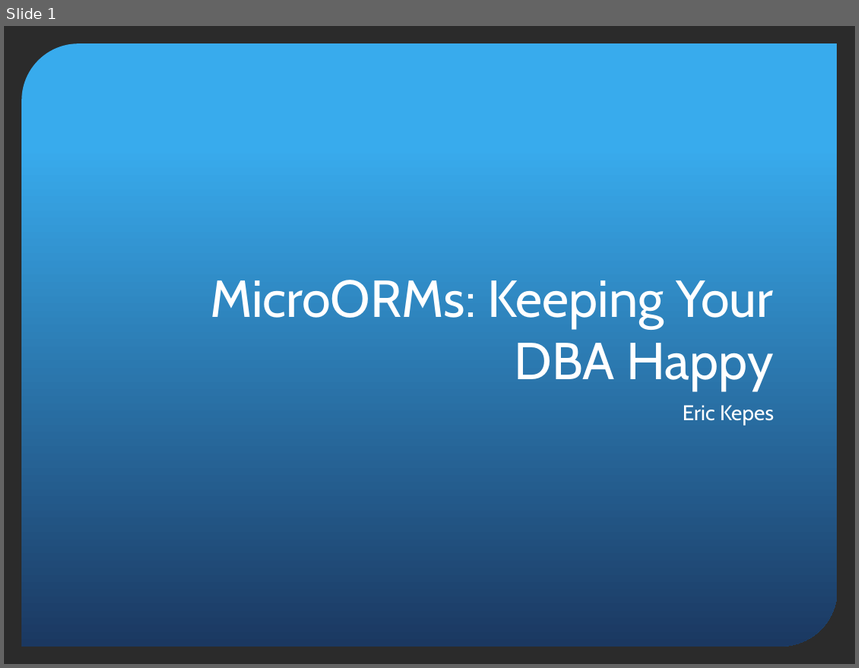
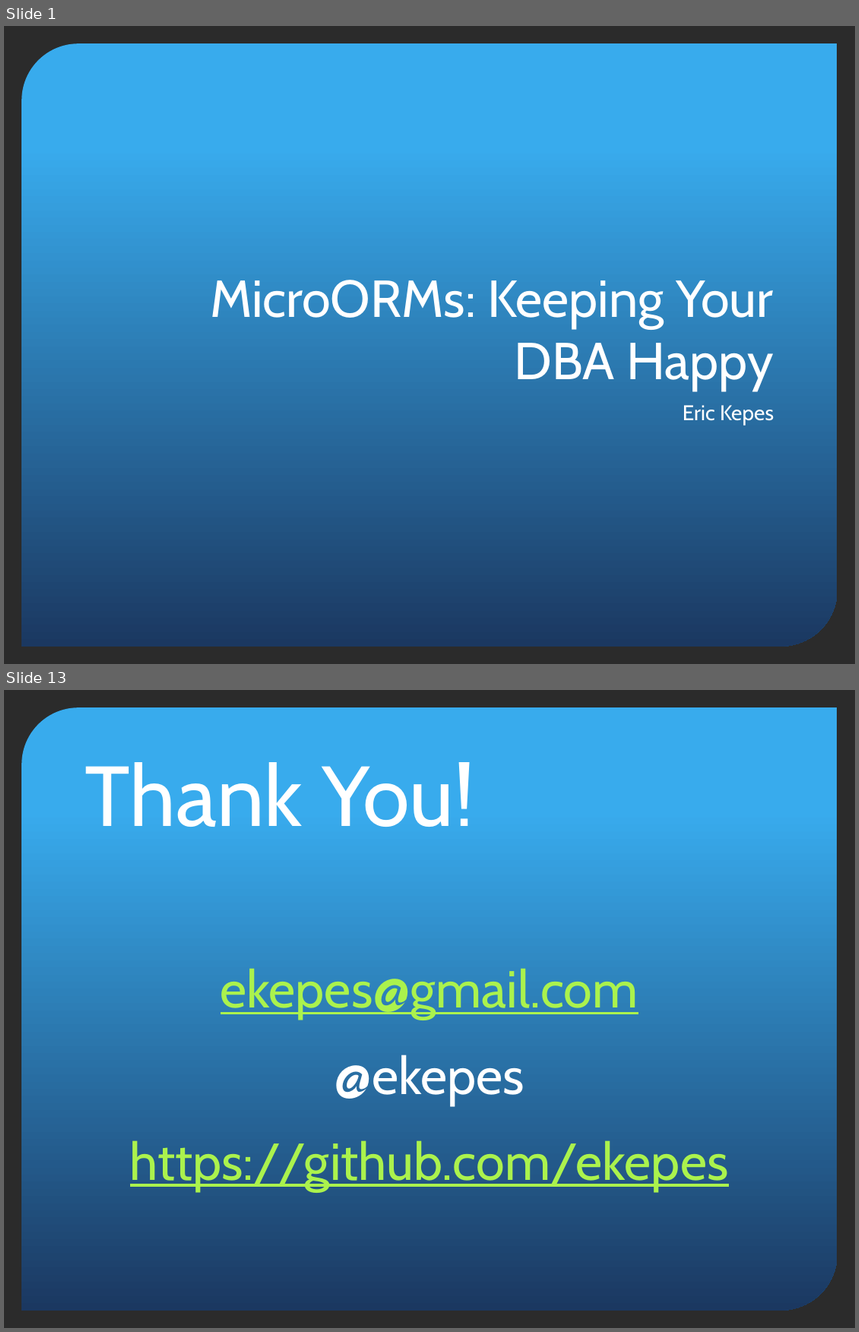
Before and after one commit to ekepes/Presentations, a slide deck: MicroORMs/MicroORMs - Keeping Your DBA Happy.pptx. Shown one above the other, each under a label of ours: slide 1 before the commit, slides 1 and 13 after it; the slides between them are not shown. The pictures are 859x668 and 859x1332 pixels, drawn with LibreOffice and Linux fonts; fonts in the diff are those of the drawing; background and template pictures are left out; a plain dark background stands for a picture behind light text. Boxes give left, top, right and bottom in pixels: in the first picture for what was removed or moved away, otherwise in the second. Text is boxed around its words. In the diff, an @@ line names an element or a change of style, - is before the commit and + after.

```diff
--- a/MicroORMs/MicroORMs - Keeping Your DBA Happy.pptx
+++ b/MicroORMs/MicroORMs - Keeping Your DBA Happy.pptx
@@ slide 13 added at [4,690,855,1328], background picture (left out); not listed: 1 template element that a slide beside it also shows @@
@@ title added at [85,762,474,827], 72 pt, text #FFFFFF @@
+Thank You!
@@ text added at [130,968,729,1192], 44 pt, text #ABF24D, underline @@
+ekepes@gmail.com
+@ekepes
+https://github.com/ekepes
```
Also in this commit, not shown: 1 slide changed, 10 other slides added, 1 other file.
